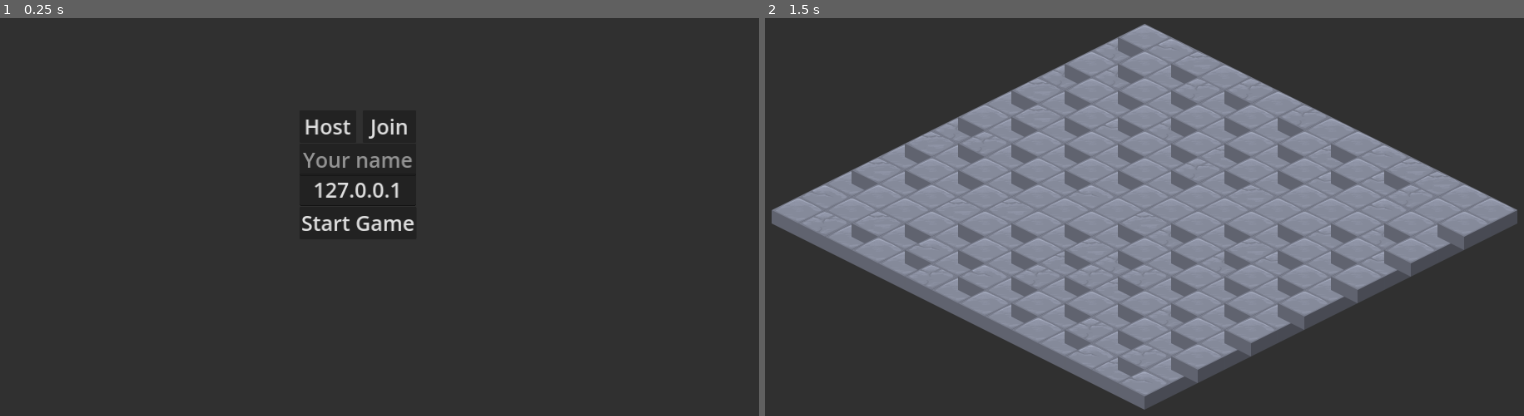
Above: before the commit, frames 1-2 (left to right).
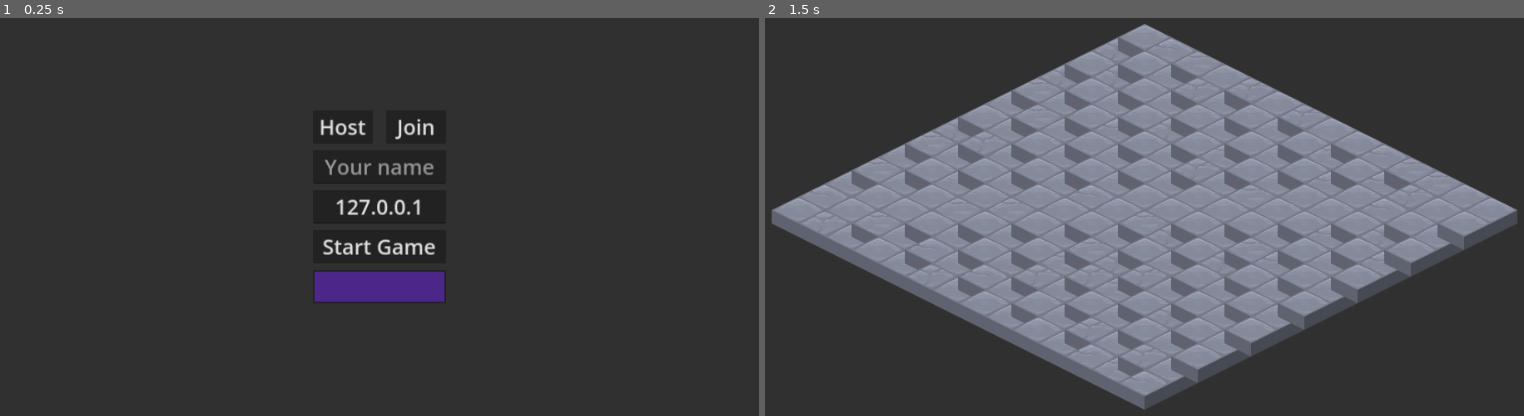
Above: after the commit, the same moments.

Repository: Apoc182/02_multiplayer
Game: Godot game, scene res://menu.tscn
Same seed, same stepped clock (60 frames per second), same inputs: the game is played once before the commit and once after it.
Inputs:
- Up to frame 1 (0.25 s): no input
- Up to frame 2 (1.5 s): click "Start Game" at 0.5 s; tap Enter at 1.25 s; hold Right (move_right) from 1.28 s (still down)

The runs differ from the first frame. In frame 1, 3.0% of the frame differs, in the area x 39-59%, y 25-72%; in frame 2, nothing differs.

Commit message:
Add color change to menu

Diff:
--- a/02_multiplayer/Player/player.gd
+++ b/02_multiplayer/Player/player.gd
@@ -4,6 +4,7 @@
 const SPEED: int = 384
 
 @onready var health: Health = $Health
+var color: Color
 
 func is_this_client() -> bool:
     return $MultiplayerSynchronizer.get_multiplayer_authority() == multiplayer.get_unique_id()
@@ -21,6 +22,8 @@
 
 func _ready():
     $MultiplayerSynchronizer.set_multiplayer_authority(str(name).to_int())
+    $Sprite2D.modulate = color
+
 
 func get_input_direction() -> Vector2:
     var input_direction_x = Input.get_axis("move_left", "move_right")
--- a/02_multiplayer/Player/player.tscn
+++ b/02_multiplayer/Player/player.tscn
@@ -1,8 +1,9 @@
-[gd_scene load_steps=11 format=3 uid="uid://b1sge3nyw77iq"]
+[gd_scene load_steps=12 format=3 uid="uid://b1sge3nyw77iq"]
 
 [ext_resource type="Script" path="res://Player/player.gd" id="1_m6hp7"]
 [ext_resource type="Texture2D" uid="uid://c2vn0b72e5mt5" path="res://Player/player.png" id="2_rqeuv"]
 [ext_resource type="Texture2D" uid="uid://o4mfccqnn30v" path="res://Player/sword.png" id="3_4avqs"]
+[ext_resource type="Texture2D" uid="uid://c2fw5wvord1kq" path="res://Player/player_eyes.png" id="3_5bisk"]
 [ext_resource type="Script" path="res://Health/hurt_box.gd" id="4_huhoq"]
 [ext_resource type="Script" path="res://Health/hit_box.gd" id="5_7x4o6"]
 [ext_resource type="Script" path="res://Health/health.gd" id="6_6l17m"]
@@ -28,8 +29,13 @@
 script = ExtResource("1_m6hp7")
 
 [node name="Sprite2D" type="Sprite2D" parent="."]
+modulate = Color(0.301961, 0.14902, 0.537255, 1)
 position = Vector2(0, -40)
 texture = ExtResource("2_rqeuv")
+
+[node name="Eyes" type="Sprite2D" parent="."]
+position = Vector2(0, -40)
+texture = ExtResource("3_5bisk")
 
 [node name="Sword" type="Sprite2D" parent="."]
 position = Vector2(32, -80)
--- a/02_multiplayer/menu.tscn
+++ b/02_multiplayer/menu.tscn
@@ -7,62 +7,68 @@
 anchors_preset = 15
 anchor_right = 1.0
 anchor_bottom = 1.0
-offset_left = 472.0
-offset_top = 224.0
-offset_right = 472.0
-offset_bottom = 224.0
+offset_right = 960.0
+offset_bottom = 540.0
 grow_horizontal = 2
 grow_vertical = 2
 script = ExtResource("1_8xvwu")
 
 [node name="HostGame" type="Button" parent="."]
 layout_mode = 0
-offset_left = 296.0
-offset_top = 80.0
-offset_right = 432.0
-offset_bottom = 157.0
+offset_left = 800.0
+offset_top = 304.0
+offset_right = 944.0
+offset_bottom = 384.0
 theme_override_font_sizes/font_size = 50
 text = "Host"
 
 [node name="JoinGame" type="Button" parent="."]
 layout_mode = 0
-offset_left = 448.0
-offset_top = 80.0
-offset_right = 576.0
-offset_bottom = 157.0
+offset_left = 976.0
+offset_top = 304.0
+offset_right = 1120.0
+offset_bottom = 384.0
 theme_override_font_sizes/font_size = 50
 text = "Join"
 
 [node name="StartGame" type="Button" parent="."]
 layout_mode = 0
-offset_left = 296.0
-offset_top = 312.0
-offset_right = 577.0
-offset_bottom = 389.0
+offset_left = 800.0
+offset_top = 592.0
+offset_right = 1120.0
+offset_bottom = 672.0
 theme_override_font_sizes/font_size = 50
 text = "Start Game"
 
 [node name="Name" type="LineEdit" parent="."]
 layout_mode = 0
-offset_left = 296.0
-offset_top = 160.0
-offset_right = 576.0
-offset_bottom = 237.0
+offset_left = 800.0
+offset_top = 400.0
+offset_right = 1120.0
+offset_bottom = 480.0
 theme_override_font_sizes/font_size = 50
 placeholder_text = "Your name"
 alignment = 1
 
 [node name="Address" type="LineEdit" parent="."]
 layout_mode = 0
-offset_left = 296.0
-offset_top = 232.0
-offset_right = 576.0
-offset_bottom = 309.0
+offset_left = 800.0
+offset_top = 496.0
+offset_right = 1120.0
+offset_bottom = 576.0
 theme_override_font_sizes/font_size = 50
 text = "127.0.0.1"
 placeholder_text = "IP Address"
 alignment = 1
 
+[node name="ColorPickerButton" type="ColorPickerButton" parent="."]
+layout_mode = 0
+offset_left = 800.0
+offset_top = 688.0
+offset_right = 1120.0
+offset_bottom = 768.0
+color = Color(0.301961, 0.14902, 0.537255, 1)
+
 [connection signal="pressed" from="HostGame" to="." method="_on_host_game_pressed"]
 [connection signal="pressed" from="JoinGame" to="." method="_on_join_game_pressed"]
 [connection signal="pressed" from="StartGame" to="." method="_on_start_game_pressed"]
--- a/02_multiplayer/multiplayer_controller.gd
+++ b/02_multiplayer/multiplayer_controller.gd
@@ -42,6 +42,7 @@
 @rpc("any_peer", "call_local")
 func start_game():
     var scene = load("res://room.tscn").instantiate()
+    scene.player_color = $ColorPickerButton.color
     get_tree().root.add_child(scene)
     hide()
 
--- a/02_multiplayer/scene_manager.gd
+++ b/02_multiplayer/scene_manager.gd
@@ -1,6 +1,7 @@
 extends Node2D
 
 @export var player_scene: PackedScene
+var player_color: Color
 
 # Called when the node enters the scene tree for the first time.
 func _ready():
@@ -8,6 +9,7 @@
     for i in GameManager.players:
         var current_player = player_scene.instantiate()
         current_player.name = str(GameManager.players[i].id)
+        current_player.color = player_color
         add_child(current_player)
         for spawn in get_tree().get_nodes_in_group("spawns"):
             if spawn.name == "Spawn" + str(index):
Binary file changed: 02_multiplayer/Player/player.png
Binary file added: 02_multiplayer/Player/player_eyes.png
Not shown, added: 02_multiplayer/Player/player_eyes.png.import
